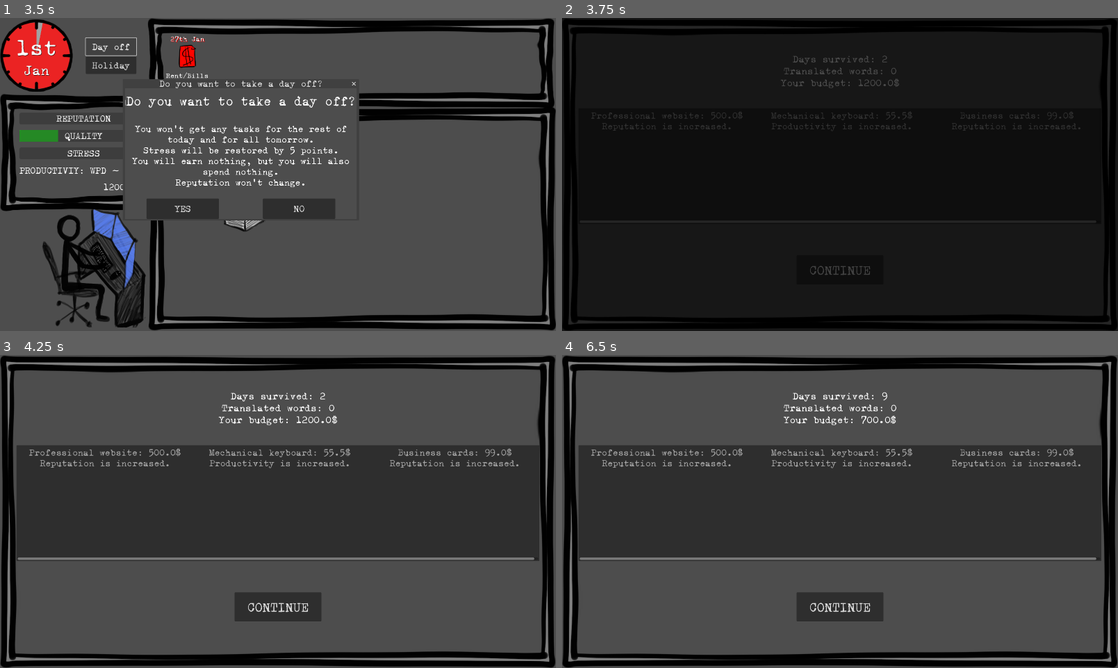
Above: before the commit, frames 1-4 (two rows, left to right).
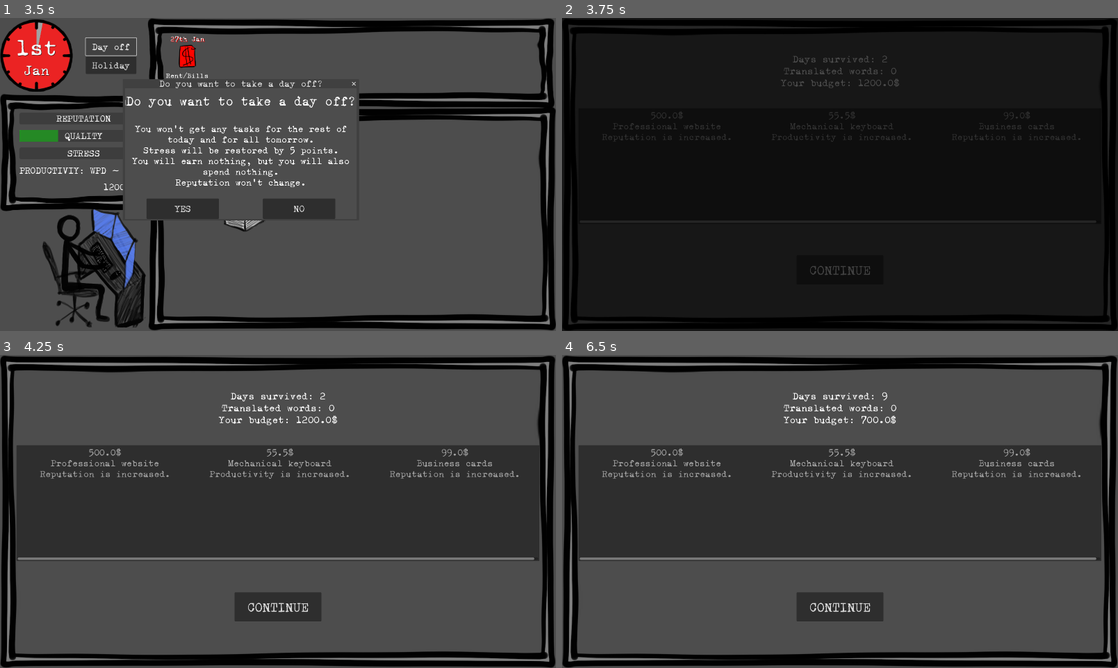
Above: after the commit, the same moments.

Repository: ildede/game-off-2025
Game: Godot game, scene res://scenes/game/screens/splash_screen/splash.tscn
Same seed, same stepped clock (60 frames per second), same inputs: the game is played once before the commit and once after it.
Inputs:
- Up to frame 1 (3.5 s): click "LET'S GO!" at 0.5 s; click "START" at 1.25 s; click "Accept" at 2 s; click "Day off" at 2.75 s
- Up to frame 2 (3.75 s): click "YES" at 3.5 s
- Up to frame 3 (4.25 s): no input
- Up to frame 4 (6.5 s): click "CONTINUE" at 4.25 s; click "Holiday" at 5 s; click "YES" at 5.75 s

Frame 1 is identical in both runs. In frame 2, 0.7% of the frame differs, in the area x 5-94%, y 29-40%; in frame 3, 1.7%; in frame 4, 1.7%.

Commit message:
fix: avoid some issue with textwrap and number

Diff:
--- a/scenes/game/screens/daily_screen/daily.gd
+++ b/scenes/game/screens/daily_screen/daily.gd
@@ -18,7 +18,7 @@
 
 	var bonus1 = ClientData.get_random_bonus()
 	if bonus1:
-		var index_added1 = $Panel/StatisticGrid/ItemList.add_item("{name}: {cost}$\n{description}".format(bonus1), texture)
+		var index_added1 = $Panel/StatisticGrid/ItemList.add_item("{cost}$\n{name}\n{description}".format(bonus1), texture)
 		selectable.set(index_added1, bonus1)
 		if bonus1.cost > Global.game_state.money:
 			$Panel/StatisticGrid/ItemList.set_item_disabled(index_added1, true)
@@ -26,7 +26,7 @@
 		var bonus2 = ClientData.get_random_bonus()
 		if bonus2:
 			if not bonus2.id == bonus1.id:
-				var index_added2 = $Panel/StatisticGrid/ItemList.add_item("{name}: {cost}$\n{description}".format(bonus2), texture)
+				var index_added2 = $Panel/StatisticGrid/ItemList.add_item("{cost}$\n{name}\n{description}".format(bonus2), texture)
 				selectable.set(index_added2, bonus2)
 				if bonus2.cost > Global.game_state.money:
 					$Panel/StatisticGrid/ItemList.set_item_disabled(index_added2, true)
@@ -34,7 +34,7 @@
 			var bonus3 = ClientData.get_random_bonus()
 			if bonus3:
 				if not bonus3.id == bonus1.id and not bonus3.id == bonus2.id:
-					var index_added3 = $Panel/StatisticGrid/ItemList.add_item("{name}: {cost}$\n{description}".format(bonus3), texture)
+					var index_added3 = $Panel/StatisticGrid/ItemList.add_item("{cost}$\n{name}\n{description}".format(bonus3), texture)
 					selectable.set(index_added3, bonus3)
 					if bonus3.cost > Global.game_state.money:
 						$Panel/StatisticGrid/ItemList.set_item_disabled(index_added3, true)
